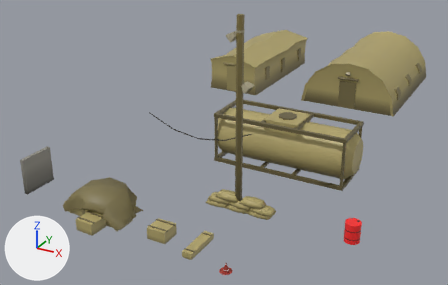
The Blender file Source Assets/Military Base Props.blend: old version first, new version second.
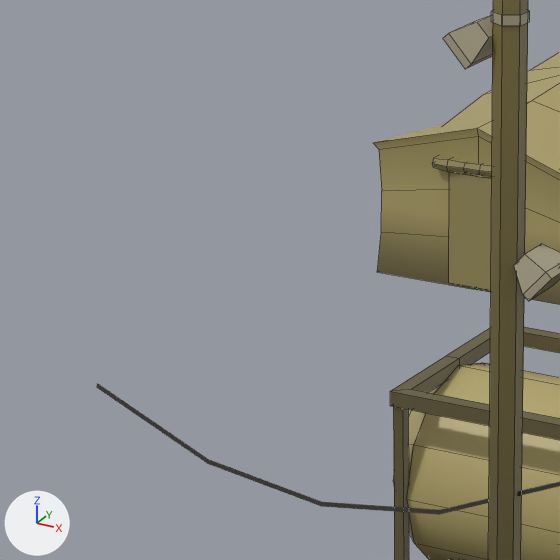
Old and new are each drawn whole from a 50 mm camera at (12.75, -24.72, 15.94) aimed at (-4.75, 7.11, 0.02) and again close up on the part from 28% to 56% of the width and 10% to 53% of the height. Lighting does not change. The marker at lower left points along +X, +Y and +Z. The close-ups show mesh edges as thin lines.

Objects in the first close-up: 'Cable', 'Fuel Tank', 'Post', 'Tent 01'.
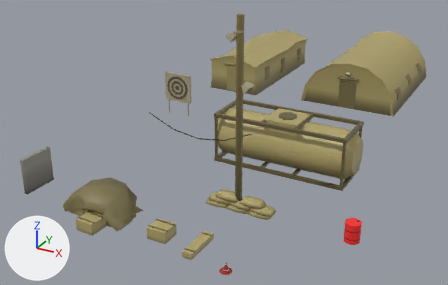
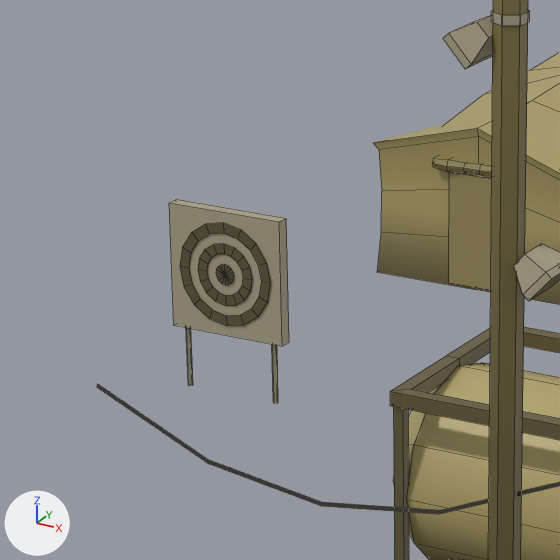
What the commit changed:
Mesh me_shoot_target is new.
It has 120 vertices, 66 faces and spans x -1.0..1.0, y -0.12..0.1, z 0.0..3.0.
It uses material mat_material (picture img_military_base_props_png_001).
Object 'Shoot Target' (ob_shoot_target) is new; it shows me_shoot_target.
Its location is (-10.0, 10.0, 0.0).

Pixel boxes [x1, y1, x2, y2] of what changed, in the close-ups (560 x 560 px):
'Shoot Target', added (yellow)
    after: [169, 199, 289, 403]
